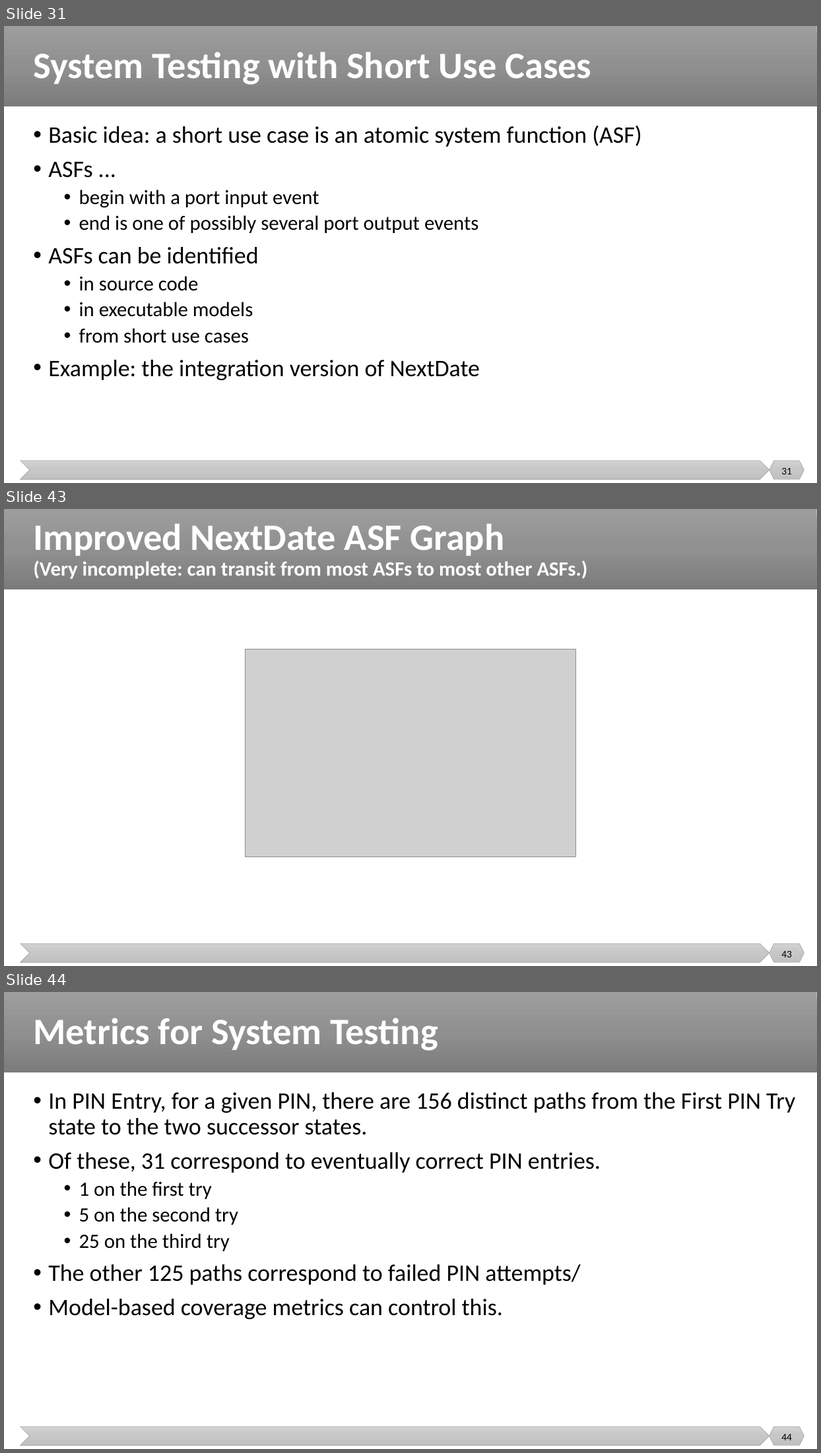
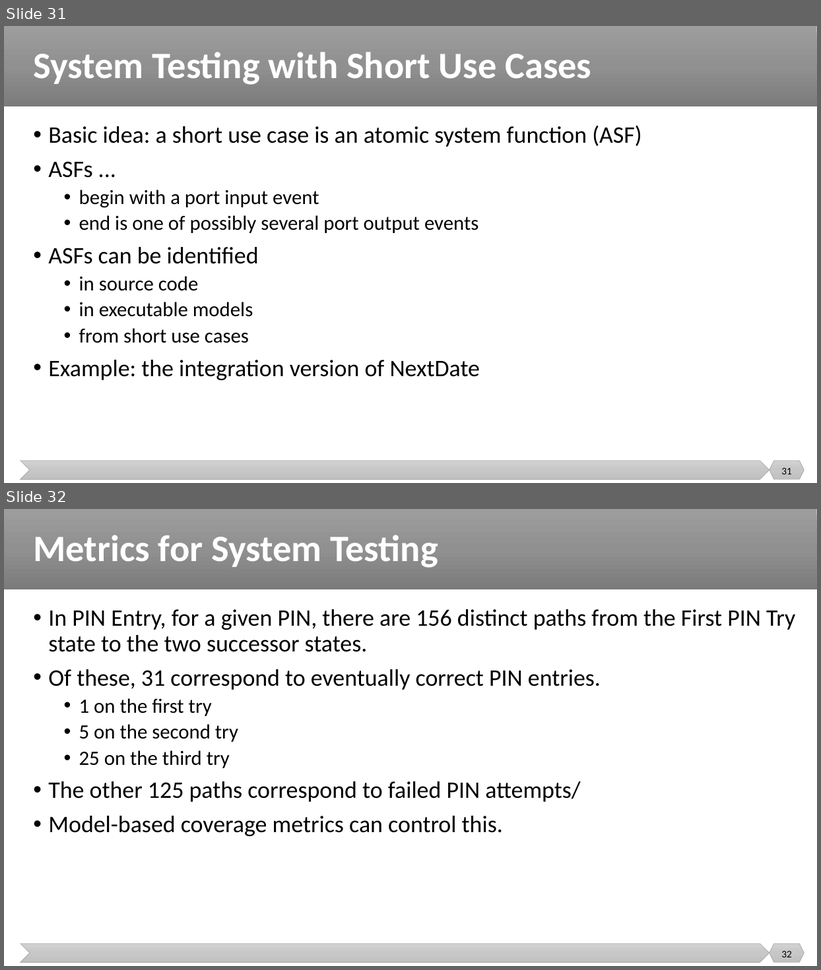
Before and after one commit to malenezi/malenezi, a slide deck: new_SE401/Lectures/8-Integration, System and Regression Testing/System Testing.pptx. Shown one above the other, each under a label of ours: slides 31, 43 and 44 before the commit, slides 31 and 32 after it; the slides between them are not shown. The pictures are 821x1453 and 821x970 pixels, drawn with LibreOffice and Linux fonts; fonts in the diff are those of the drawing; grey boxes stand for pictures. Boxes give left, top, right and bottom in pixels: in the first picture for what was removed or moved away, otherwise in the second. Text is boxed around its words. In the diff, an @@ line names an element or a change of style, - is before the commit and + after.

```diff
--- a/new_SE401/Lectures/8-Integration, System and Regression Testing/System Testing.pptx
+++ b/new_SE401/Lectures/8-Integration, System and Regression Testing/System Testing.pptx
@@ slide 43 removed at (4,509,817,966), background #FFFFFF; not listed: 3 template elements that a slide beside it also shows @@
@@ title removed at (33,524,588,579) @@
-Improved NextDate ASF Graph
-(Very incomplete: can transit from most ASFs to most other ASFs.)
@@ picture removed at (245,650,576,858) @@
@@ page number removed at (781,951,792,958) @@
-43
@@ what was slide 44 is now slide 32 @@
@@ page number at (781,951,792,958): text changed @@
-44
+32
```
Also in this commit, not shown: 1 slide changed, 11 other slides removed, 1 other file.
